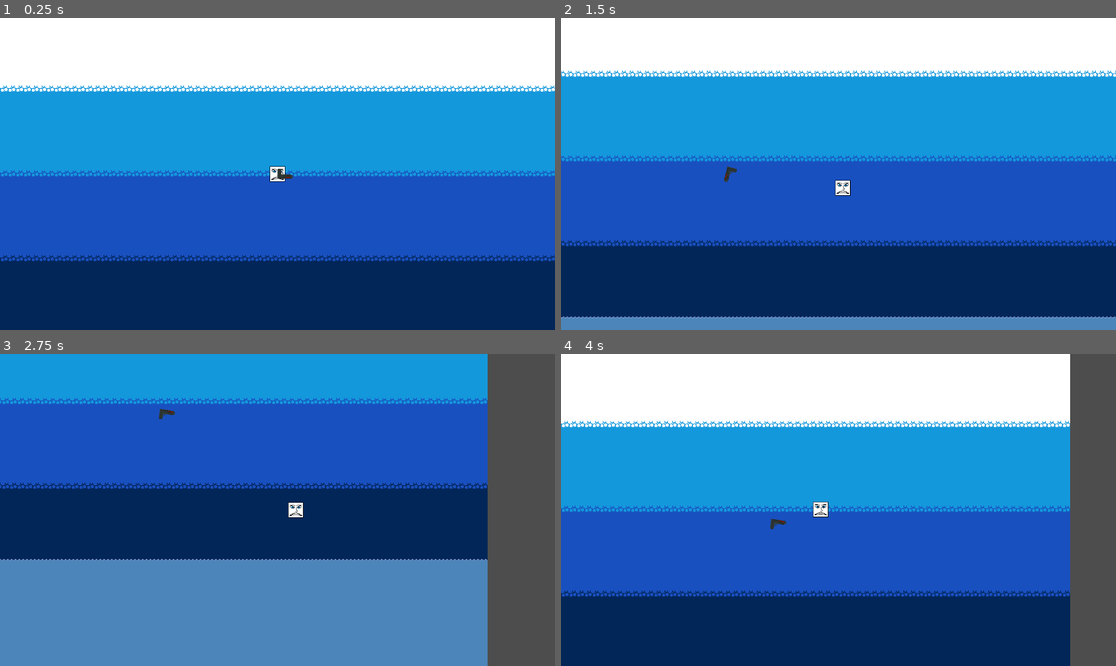
Above: before the commit, frames 1-4 (two rows, left to right).
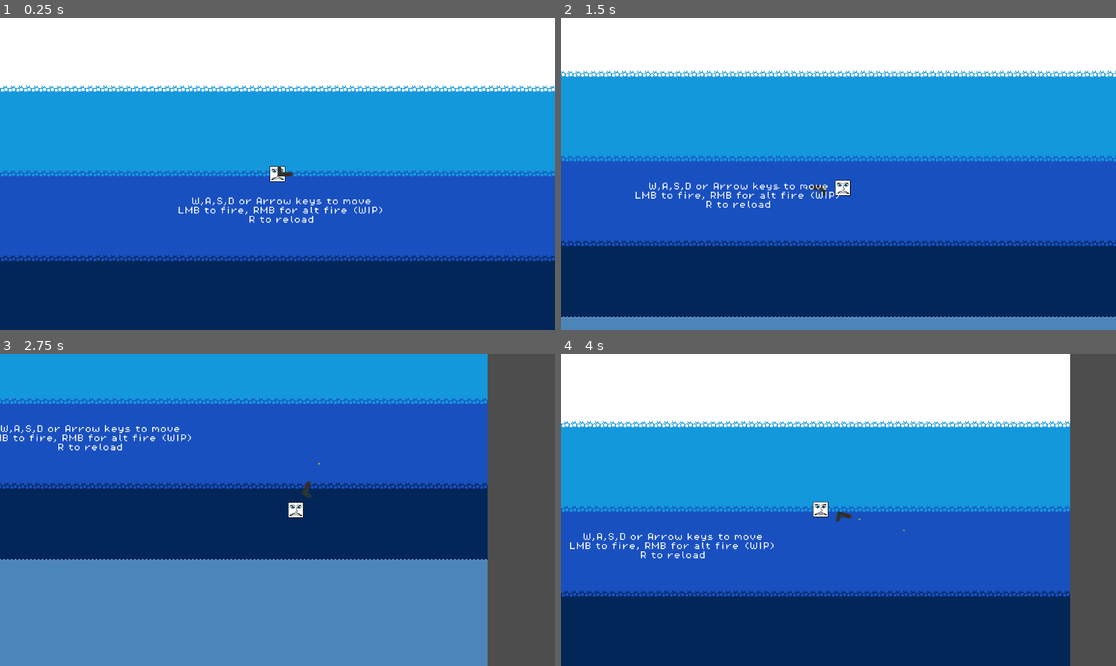
Above: after the commit, the same moments.

Repository: RunForRuin/2D-Gun-Test
Game: Godot game, scene res://Scenes/shootingtest.tscn
Two runs of this game, one before a commit and one after it. Both use one fixed random seed, a clock stepped at 60 frames per second and the inputs below.
Inputs (mouse positions are in pixels of both pictures, inside the frame that each line leads up to):
- Up to frame 1 (0.25 s): no input
- Up to frame 2 (1.5 s): tap Enter at 0.5 s; move the mouse to (960, 158) at 0.52 s; hold D (right) 0.53-1.28 s; right-click (960, 158) at 0.6 s; click (960, 158) at 0.8 s; move the mouse to (727, 189) at 1.27 s; hold S (down) from 1.28 s (still down); click (727, 189) at 1.35 s
- Up to frame 3 (2.75 s): right-click (166, 525) at 1.55 s; move the mouse to (333, 441) at 2.02 s; release S (down) at 2.03 s; hold D (right) from 2.03 s (still down); right-click (333, 441) at 2.1 s; click (333, 441) at 2.3 s
- Up to frame 4 (4 s): move the mouse to (810, 572) at 2.77 s; release D (right) at 2.78 s; hold W (up) 2.78-3.53 s; click (810, 572) at 2.85 s; right-click (810, 572) at 3.05 s; move the mouse to (1005, 556) at 3.52 s; hold A (left) from 3.53 s (still down); right-click (1005, 556) at 3.6 s; click (1005, 556) at 3.8 s

The runs differ from the first frame. In frame 1, 0.6% of the frame differs, in the area x 32-69%, y 47-66%; in frame 2, 0.7%; in frame 3, 0.7%; in frame 4, 0.7%, in the area x 1-62%, y 50-66%.

Commit message:
Update
Updated game with (broken) shooting controls

Diff:
--- /dev/null
+++ b/Shooting test 2D/Scenes/bullet.tscn
@@ -0,0 +1,24 @@
+[gd_scene load_steps=4 format=3 uid="uid://ca8bhx167h8j7"]
+
+[ext_resource type="Texture2D" uid="uid://bwe6v0xan2tjv" path="res://Assets/Sprites/bullet.png" id="1_031qn"]
+[ext_resource type="Script" path="res://Scripts/bullet.gd" id="1_onoma"]
+
+[sub_resource type="RectangleShape2D" id="RectangleShape2D_xr5uq"]
+size = Vector2(4, 2)
+
+[node name="Area2D" type="Area2D"]
+script = ExtResource("1_onoma")
+
+[node name="Sprite2D" type="Sprite2D" parent="."]
+texture_filter = 1
+texture = ExtResource("1_031qn")
+
+[node name="CollisionShape2D" type="CollisionShape2D" parent="."]
+shape = SubResource("RectangleShape2D_xr5uq")
+
+[node name="Timer" type="Timer" parent="."]
+wait_time = 1.25
+one_shot = true
+autostart = true
+
+[connection signal="timeout" from="Timer" to="." method="_on_timer_timeout"]
--- a/Shooting test 2D/Scenes/gun.tscn
+++ b/Shooting test 2D/Scenes/gun.tscn
@@ -1,16 +1,12 @@
-[gd_scene load_steps=4 format=3 uid="uid://dwjtw85jloggi"]
+[gd_scene load_steps=3 format=3 uid="uid://dwjtw85jloggi"]
 
 [ext_resource type="Script" path="res://Scripts/gun.gd" id="1_30lxv"]
 [ext_resource type="Texture2D" uid="uid://ce0j7mquiv0m6" path="res://Assets/Sprites/Gun_PG_art.png" id="1_mxm1h"]
 
-[sub_resource type="CircleShape2D" id="CircleShape2D_vn4qi"]
-radius = 263.048
-
-[node name="Gun" type="Area2D"]
+[node name="Gun" type="Area2D" node_paths=PackedStringArray("sprite", "bullet")]
 script = ExtResource("1_30lxv")
-
-[node name="CollisionShape2D" type="CollisionShape2D" parent="."]
-shape = SubResource("CircleShape2D_vn4qi")
+sprite = NodePath("GunPgArt")
+bullet = NodePath("")
 
 [node name="GunPgArt" type="Sprite2D" parent="."]
 texture_filter = 1
@@ -18,4 +14,9 @@
 texture = ExtResource("1_mxm1h")
 
 [node name="ShootingPoint" type="Marker2D" parent="GunPgArt"]
-position = Vector2(15, -6)
+position = Vector2(15, 0)
+
+[node name="ReloadTimer" type="Timer" parent="."]
+one_shot = true
+
+[connection signal="timeout" from="ReloadTimer" to="." method="_on_reload_timer_timeout"]
--- a/Shooting test 2D/Scenes/player.tscn
+++ b/Shooting test 2D/Scenes/player.tscn
@@ -22,8 +22,10 @@
 [sub_resource type="RectangleShape2D" id="RectangleShape2D_auuxs"]
 size = Vector2(30, 30)
 
-[node name="Player" type="CharacterBody2D"]
+[node name="Player" type="CharacterBody2D" node_paths=PackedStringArray("gun")]
+motion_mode = 1
 script = ExtResource("1_dcpn7")
+gun = NodePath("Gun")
 
 [node name="Character" type="AnimatedSprite2D" parent="."]
 texture_filter = 1
--- a/Shooting test 2D/Scenes/shootingtest.tscn
+++ b/Shooting test 2D/Scenes/shootingtest.tscn
@@ -1,7 +1,8 @@
-[gd_scene load_steps=5 format=3 uid="uid://faxx5ir72035"]
+[gd_scene load_steps=6 format=3 uid="uid://faxx5ir72035"]
 
 [ext_resource type="PackedScene" uid="uid://bhbguqf8klkhw" path="res://Scenes/player.tscn" id="1_7sswh"]
 [ext_resource type="Texture2D" uid="uid://bww0qevpw8a74" path="res://Assets/Sprites/world_tileset.png" id="2_v3fah"]
+[ext_resource type="FontFile" uid="uid://ddba0l2834nui" path="res://Assets/fonts/PixelOperator8.ttf" id="3_tqrsl"]
 
 [sub_resource type="TileSetAtlasSource" id="TileSetAtlasSource_hj3jj"]
 texture = ExtResource("2_v3fah")
@@ -148,3 +149,15 @@
 layer_1/name = "FG"
 layer_1/z_index = 1
 layer_1/tile_data = PackedInt32Array(1966044, 393216, 9, 2031580, 393216, 10, 1966045, 393216, 9, 2031581, 393216, 10,  …(50166 unchanged characters)…
+
+[node name="Label" type="Label" parent="."]
+texture_filter = 1
+offset_left = -207.0
+offset_top = 49.0
+offset_right = 223.0
+offset_bottom = 133.0
+theme_override_fonts/font = ExtResource("3_tqrsl")
+text = "W,A,S,D or Arrow keys to move
+LMB to fire, RMB for alt fire (WIP)
+R to reload"
+horizontal_alignment = 1
--- a/Shooting test 2D/Scripts/Player.gd
+++ b/Shooting test 2D/Scripts/Player.gd
@@ -1,29 +1,33 @@
 extends CharacterBody2D
 
+const SPEED := 300.0
 
-const SPEED = 300.0
-
-# Get the gravity from the project settings to be synced with RigidBody nodes.
+@export var gun : Area2D # set in inspector
 
 
 
-func _physics_process(delta):
-
-
-	# Up and down movement
-	var directionud = Input.get_axis("up", "down")
-	if directionud:
-		velocity.y = directionud * SPEED
-	else:
-		velocity.y = move_toward(velocity.x, 0, SPEED)
-
-	# Left and right movement
-	var directionlr = Input.get_axis("left", "right")
-	if directionlr:
-		velocity.x = directionlr * SPEED
-	else:
-		velocity.x = move_toward(velocity.x, 0, SPEED)
+func _process(_delta) -> void :
+	var mouse_pos := get_local_mouse_position()
+	gun.rotation = mouse_pos.angle()
+	gun.position = mouse_pos * 0.3
+	gun.sprite.flip_v = signf(mouse_pos.x) - 1.0
+	gun.position.limit_length(35)
+	gun.position = gun.position.limit_length(35)
 
 
 
+
+func _physics_process(_delta) -> void :
+	# Up and down movement
+	var vertical_dir := Input.get_axis("up", "down")
+
+	if vertical_dir: velocity.y = vertical_dir * SPEED
+	else: velocity.y = move_toward(velocity.x, 0, SPEED)
+
+	# Left and right movement
+	var horizontal_dir := Input.get_axis("left", "right")
+
+	if horizontal_dir: velocity.x = horizontal_dir * SPEED
+	else: velocity.x = move_toward(velocity.x, 0, SPEED)
+
 	move_and_slide()
--- /dev/null
+++ b/Shooting test 2D/Scripts/bullet.gd
@@ -0,0 +1,12 @@
+extends Area2D
+@onready var timer = $Timer
+var velocity = Vector2(100,0)
+var speed = 300
+func bullet_fired() -> void :
+	timer.start()
+
+func _physics_process(delta) -> void :
+	position += velocity * delta
+
+func _on_timer_timeout():
+	queue_free()
--- a/Shooting test 2D/Scripts/gun.gd
+++ b/Shooting test 2D/Scripts/gun.gd
@@ -1,46 +1,32 @@
+class_name Gun
 extends Area2D
+
+const bullet_path = preload("res://Scenes/bullet.tscn")
+@onready var reload_timer = $ReloadTimer
+@onready var shooting_point = $GunPgArt/ShootingPoint
+@export var sprite : Sprite2D
+@export var bullet : Sprite2D
+var gun_1_bullets = 8
+
+func _process(_delta) -> void :
+	var fire = Input.is_action_just_pressed("fire")
+	var alt_fire = Input.is_action_just_pressed("alt_fire")
+	var reload = Input.is_action_just_pressed("reload")
+	if fire and gun_1_bullets > 0 :
+		var bullet = bullet_path.instantiate()
+		shooting_point.add_child(bullet)
+
+		gun_1_bullets = gun_1_bullets - 1
+
+		print(gun_1_bullets)
+	if reload :
+		reload_timer.start()
+
+	if alt_fire :
+		print("MORE POWER")
 
 
 
-
-func _physics_process(delta):
-	var mouse_posx = get_global_mouse_position().x
-	var mouse_posy = get_global_mouse_position().y
-
-	#constrains how far the mouse can move in and out
-	var min_distx = 0 + mouse_posx
-	var max_distx = 150 + mouse_posx
-	var min_dist_negx = 0 - mouse_posx
-	var max_dist_negx = -150 - mouse_posx
-	var min_disty = 0 + mouse_posy
-	var max_disty = 150 + mouse_posy
-	var min_dist_negy = 0 - mouse_posy
-	var max_dist_negy = -150 - mouse_posy
-
-	#
-	print(mouse_posx)
-	print(mouse_posy)
-	print("separation")
-	print(global_position)
-	print("sep2")
-	print(get_global_mouse_position())
-
-	#makes the gun point towards the mouse
-	look_at(get_global_mouse_position())
-
-	#moves the gun in and out based on mouse position
-	if mouse_posx >= min_distx and mouse_posx <= max_distx:
-		global_position.x = mouse_posx * .3
-	elif mouse_posx <= min_dist_negx and mouse_posx >= max_dist_negx:
-		global_position.x = mouse_posx * .3
-	if mouse_posy >= min_disty and mouse_posy <= max_disty:
-		global_position.y = mouse_posy  * .3
-	elif mouse_posy <= min_dist_negy and mouse_posy >= max_dist_negy:
-		global_position.y = mouse_posy * .3
-
-
-	#flips gun when rotating
-	if get_global_mouse_position().x <= global_position.x:
-		$GunPgArt.flip_v = true
-	elif get_global_mouse_position().x >= global_position.x:
-		$GunPgArt.flip_v = false
+func _on_reload_timer_timeout():
+	gun_1_bullets = 8
+	print("reloaded!")
--- a/Shooting test 2D/project.godot
+++ b/Shooting test 2D/project.godot
@@ -10,13 +10,28 @@
 
 [application]
 
-config/name="Shooting test"
+config/name="Shooting Test 2d"
 run/main_scene="res://Scenes/shootingtest.tscn"
 config/features=PackedStringArray("4.2", "Forward Plus")
 config/icon="res://icon.svg"
 
 [input]
 
+fire={
+"deadzone": 0.5,
+"events": [Object(InputEventMouseButton,"resource_local_to_scene":false,"resource_name":"","device":-1,"window_id":0,"alt_pressed":false,"shift_pressed":false,"ctrl_pressed":false,"meta_pressed":false,"button_mask":0,"position":Vector2(0, 0),"global_position":Vector2(0, 0),"factor":1.0,"button_index":1,"canceled":false,"pressed":false,"double_click":false,"script":null)
+]
+}
+alt_fire={
+"deadzone": 0.5,
+"events": [Object(InputEventMouseButton,"resource_local_to_scene":false,"resource_name":"","device":-1,"window_id":0,"alt_pressed":false,"shift_pressed":false,"ctrl_pressed":false,"meta_pressed":false,"button_mask":0,"position":Vector2(0, 0),"global_position":Vector2(0, 0),"factor":1.0,"button_index":2,"canceled":false,"pressed":false,"double_click":false,"script":null)
+]
+}
+reload={
+"deadzone": 0.5,
+"events": [Object(InputEventKey,"resource_local_to_scene":false,"resource_name":"","device":-1,"window_id":0,"alt_pressed":false,"shift_pressed":false,"ctrl_pressed":false,"meta_pressed":false,"pressed":false,"keycode":0,"physical_keycode":82,"key_label":0,"unicode":114,"echo":false,"script":null)
+]
+}
 up={
 "deadzone": 0.5,
 "events": [Object(InputEventKey,"resource_local_to_scene":false,"resource_name":"","device":-1,"window_id":0,"alt_pressed":false,"shift_pressed":false,"ctrl_pressed":false,"meta_pressed":false,"pressed":false,"keycode":0,"physical_keycode":87,"key_label":0,"unicode":119,"echo":false,"script":null)
@@ -41,13 +56,3 @@
 , Object(InputEventKey,"resource_local_to_scene":false,"resource_name":"","device":-1,"window_id":0,"alt_pressed":false,"shift_pressed":false,"ctrl_pressed":false,"meta_pressed":false,"pressed":false,"keycode":0,"physical_keycode":4194321,"key_label":0,"unicode":0,"echo":false,"script":null)
 ]
 }
-Fire={
-"deadzone": 0.5,
-"events": [Object(InputEventMouseButton,"resource_local_to_scene":false,"resource_name":"","device":-1,"window_id":0,"alt_pressed":false,"shift_pressed":false,"ctrl_pressed":false,"meta_pressed":false,"button_mask":0,"position":Vector2(0, 0),"global_position":Vector2(0, 0),"factor":1.0,"button_index":1,"canceled":false,"pressed":false,"double_click":false,"script":null)
-]
-}
-AltFire={
-"deadzone": 0.5,
-"events": [Object(InputEventMouseButton,"resource_local_to_scene":false,"resource_name":"","device":-1,"window_id":0,"alt_pressed":false,"shift_pressed":false,"ctrl_pressed":false,"meta_pressed":false,"button_mask":0,"position":Vector2(0, 0),"global_position":Vector2(0, 0),"factor":1.0,"button_index":2,"canceled":false,"pressed":false,"double_click":false,"script":null)
-]
-}
Binary file changed: Shooting test 2D/Assets/Sprites/Gun_PG_art.png
Binary file added: Shooting test 2D/Assets/Sprites/bullet.png
Not shown, added: Shooting test 2D/Assets/Sprites/bullet.png.import
Binary file added: Shooting test 2D/Assets/fonts/PixelOperator8-Bold.ttf
Not shown, added: Shooting test 2D/Assets/fonts/PixelOperator8-Bold.ttf.import
Binary file added: Shooting test 2D/Assets/fonts/PixelOperator8.ttf
Not shown, added: Shooting test 2D/Assets/fonts/PixelOperator8.ttf.import
